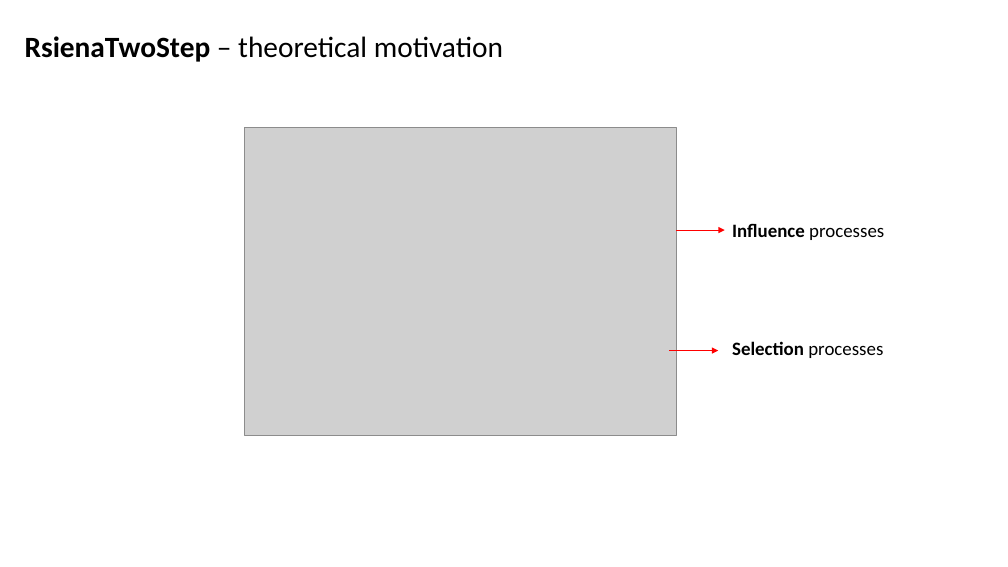
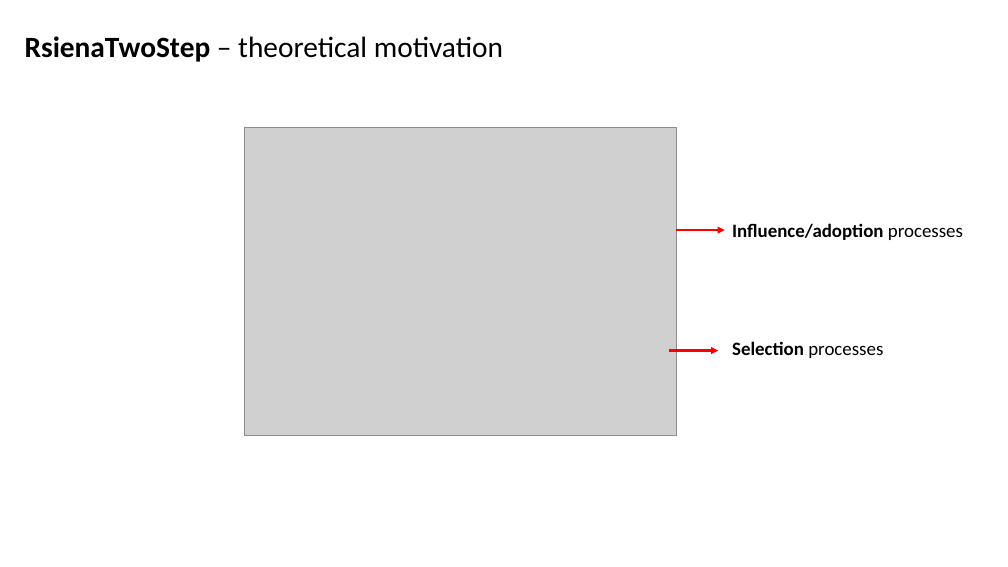
Before and after one commit to Niels-Vullings/RsienaTwoStep, a slide deck: slide 3 of nonbuild/RsienaTwoStep_JT.pptm (slide 7 before the commit). Drawn at 1008x567 pixels with LibreOffice and Linux fonts; fonts in the diff are those of the drawing; grey boxes stand for pictures. Boxes give left, top, right and bottom in pixels: in the first picture for what was removed or moved away, otherwise in the second. Text is boxed around its words. In the diff, an @@ line names an element or a change of style, - is before the commit and + after.

```diff
--- a/nonbuild/RsienaTwoStep_JT.pptm
+++ b/nonbuild/RsienaTwoStep_JT.pptm
@@ text at (732, 223, 963, 240): text changed @@
-Influence processes
+Influence/adoption processes
```
Also in this commit, not shown: 31 other slides changed, 14 slides added, 14 slides removed, 51 other files.
